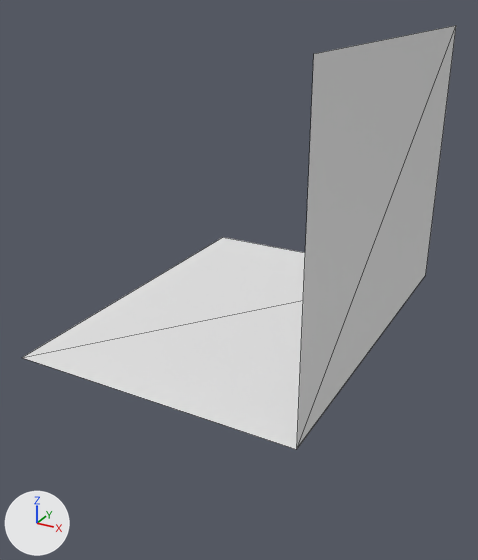
An edit to the glTF model public/kaze.glb, drawn before and after from the same camera.
Both versions are drawn from a camera (50 mm lens) standing at (17.7, -61.7, 34.6) and looking at (-13.9, -4.3, 5.9). Lighting does not change. The marker at lower left points along +X, +Y and +Z. The older version comes first. Mesh edges are drawn as thin lines.

Script lines for the objects in view, before the commit:
```python
me_floor_mesh = bpy.data.meshes.new('floor_mesh')
me_floor_mesh.from_pydata([(-30.3, -20.6, 0.0), (0.5, -20.6, 0.0), (-30.3, 20.6, 0.0), (0.5, 20.6, 0.0)], [], [(0, 1, 3), (0, 3, 2)])
me_wall_mesh = bpy.data.meshes.new('wall_mesh')
me_wall_mesh.from_pydata([(0.5, -20.6, 0.1), (0.5, -20.6, 30.8), (0.5, 20.6, 0.1), (0.5, 20.6, 30.8)], [], [(0, 1, 3), (0, 3, 2)])
ob_floor = bpy.data.objects.new('floor', me_floor_mesh)
ob_floor.location = (0.0, 0.0, 0.0)
ob_wall = bpy.data.objects.new('wall', me_wall_mesh)
ob_wall.location = (0.0, 0.0, 0.0)
```
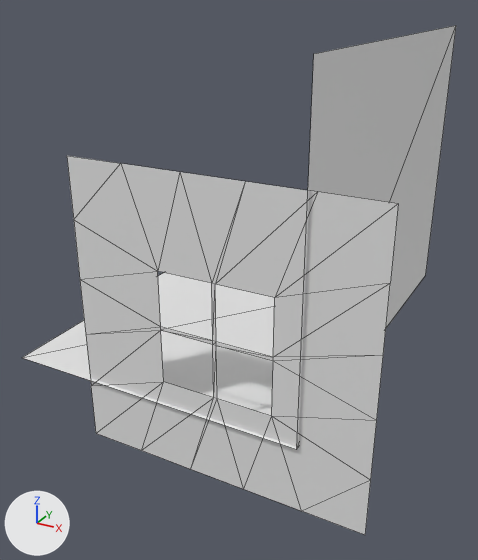
Where the change shows, as pixel boxes (x1, y1, x2, y2) in the pictures (478 x 560 px):
'window', added: after (67, 156, 398, 535)

The change, as a list of edits to the scene's bpy script:
```text
Add me_window_mesh:
    me_window_mesh.from_pydata(...)  # 36 vertices, 42 faces; spans x -21.6..6.8, y -20.3, z -6.5..21.8
Add ob_window:
    ob_window = bpy.data.objects.new('window', me_window_mesh)
    ob_window.location = (0.0, 0.0, 0.0)
```
